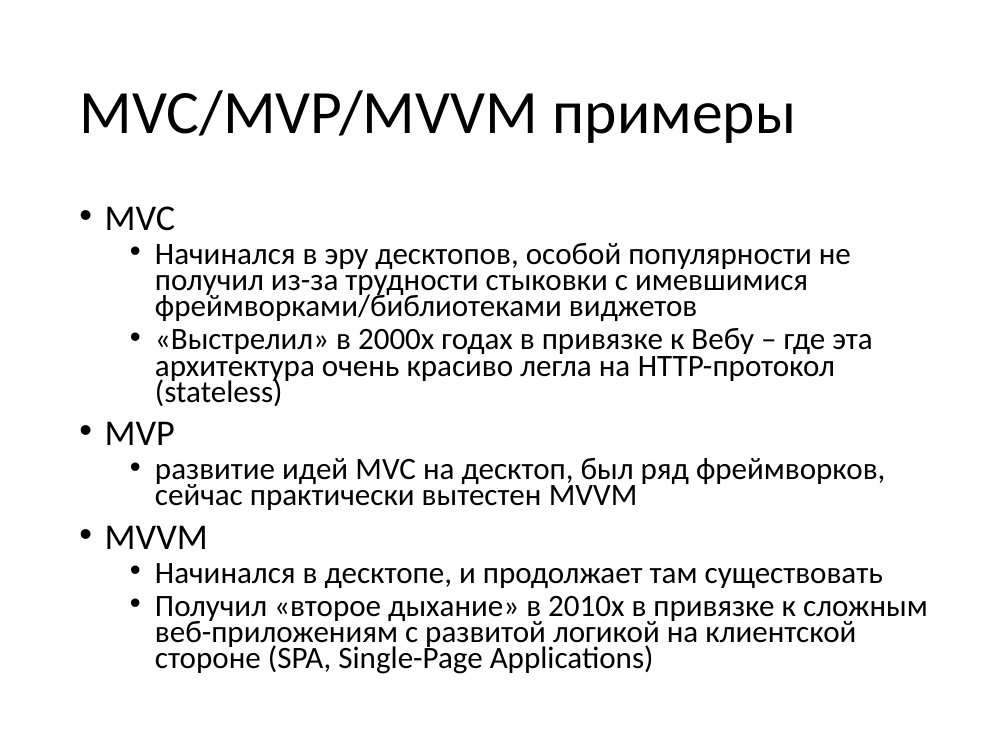
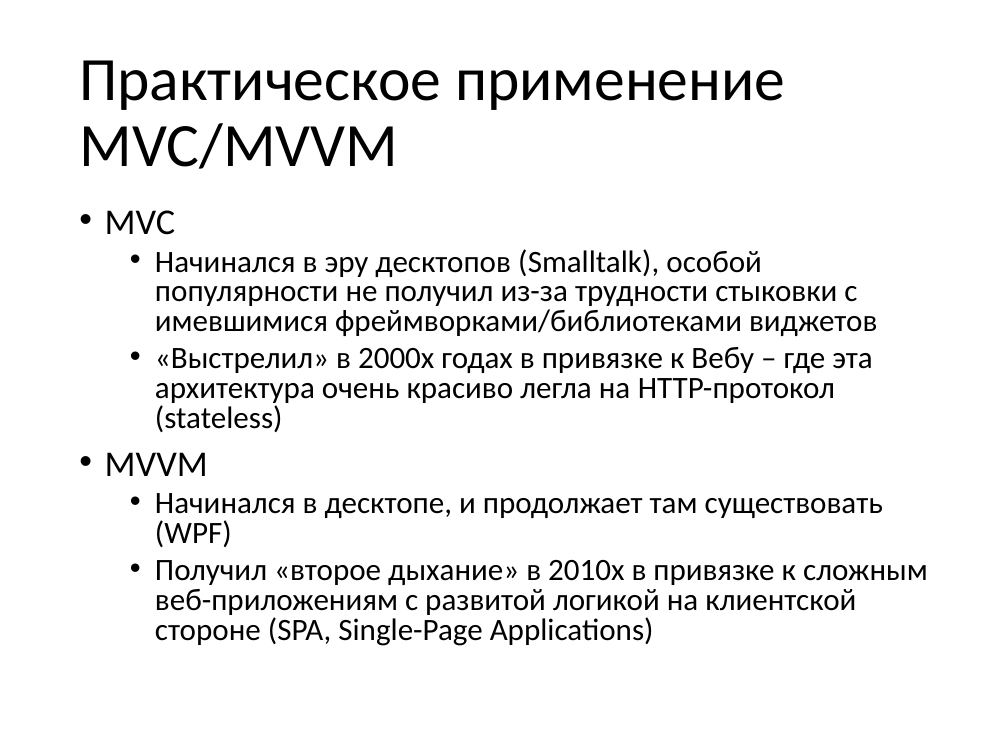
Before and after one commit to pelipas/OOP_2017, a slide deck: slide 37 of 2 семестр/08 Прикладные шаблоны.pptx (slide 9 before the commit). Drawn at 1008x756 pixels with LibreOffice and Linux fonts; fonts in the diff are those of the drawing. Boxes give left, top, right and bottom in pixels: in the first picture for what was removed or moved away, otherwise in the second. Text is boxed around its words. In the diff, an @@ line names an element or a change of style, - is before the commit and + after.

```diff
--- a/2 семестр/08 Прикладные шаблоны.pptx
+++ b/2 семестр/08 Прикладные шаблоны.pptx
@@ title at bbox=[79, 60, 785, 169]: text changed @@
-MVC/MVP/MVVM примеры
+Практическое применение MVC/MVVM
@@ text at bbox=[105, 210, 928, 646]: line spacing 0.7 to 0.8 @@
@@ text at bbox=[155, 249, 877, 336]: text changed @@
-  • Начинался в эру десктопов, особой популярности не получил из-за трудности стыковки с имевшимися фреймворками/библиотеками виджетов
+  • Начинался в эру десктопов (Smalltalk), особой популярности не получил из-за трудности стыковки с имевшимися фреймворками/библиотеками виджетов
@@ text at bbox=[105, 421, 885, 510]: paragraphs removed @@
-• MVP
-  • развитие идей MVC на десктоп, был ряд фреймворков, сейчас практически вытестен MVVM
@@ text at bbox=[155, 493, 883, 547]: text changed @@
-  • Начинался в десктопе, и продолжает там существовать
+  • Начинался в десктопе, и продолжает там существовать (WPF)
```
Also in this commit, not shown: 11 other slides changed, 36 slides added, 1 slide removed, 8 other files.
